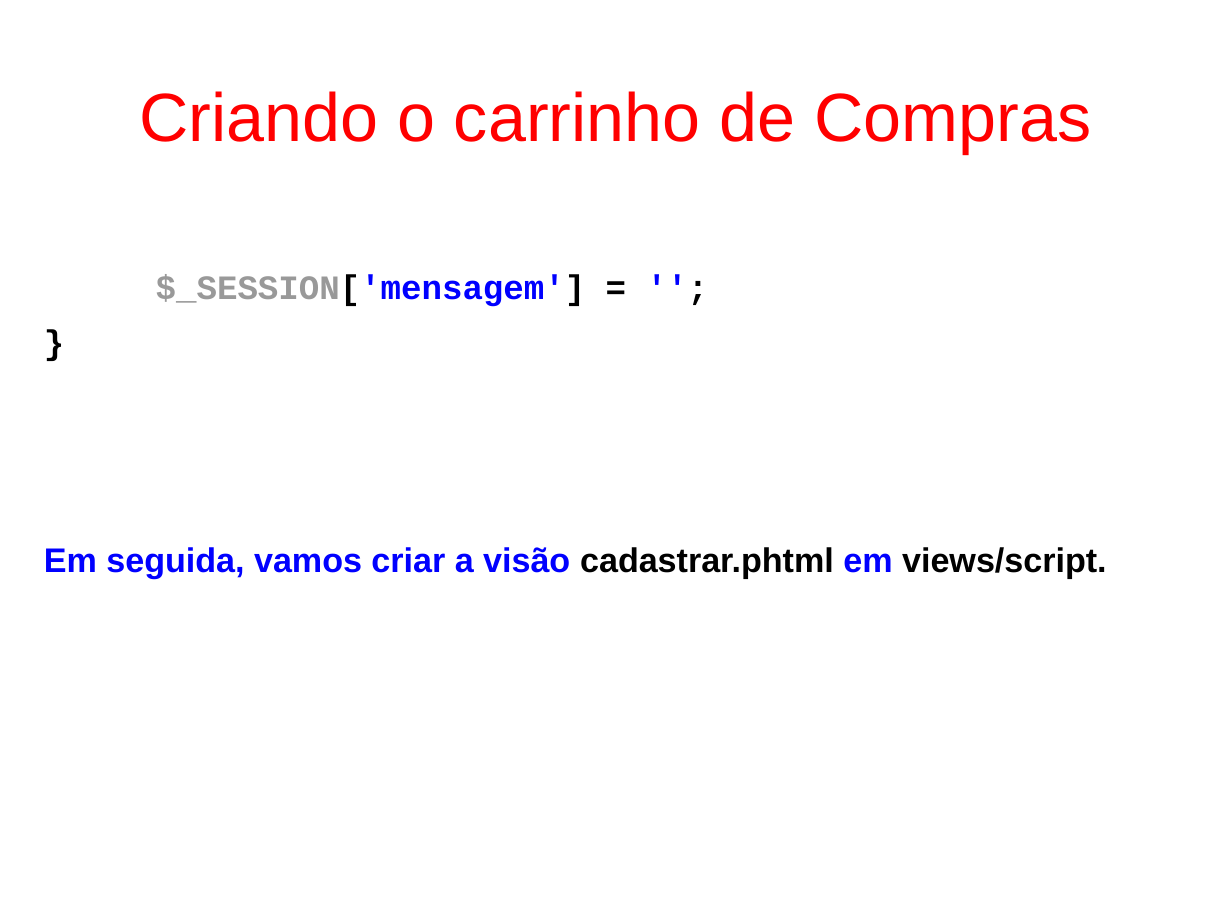
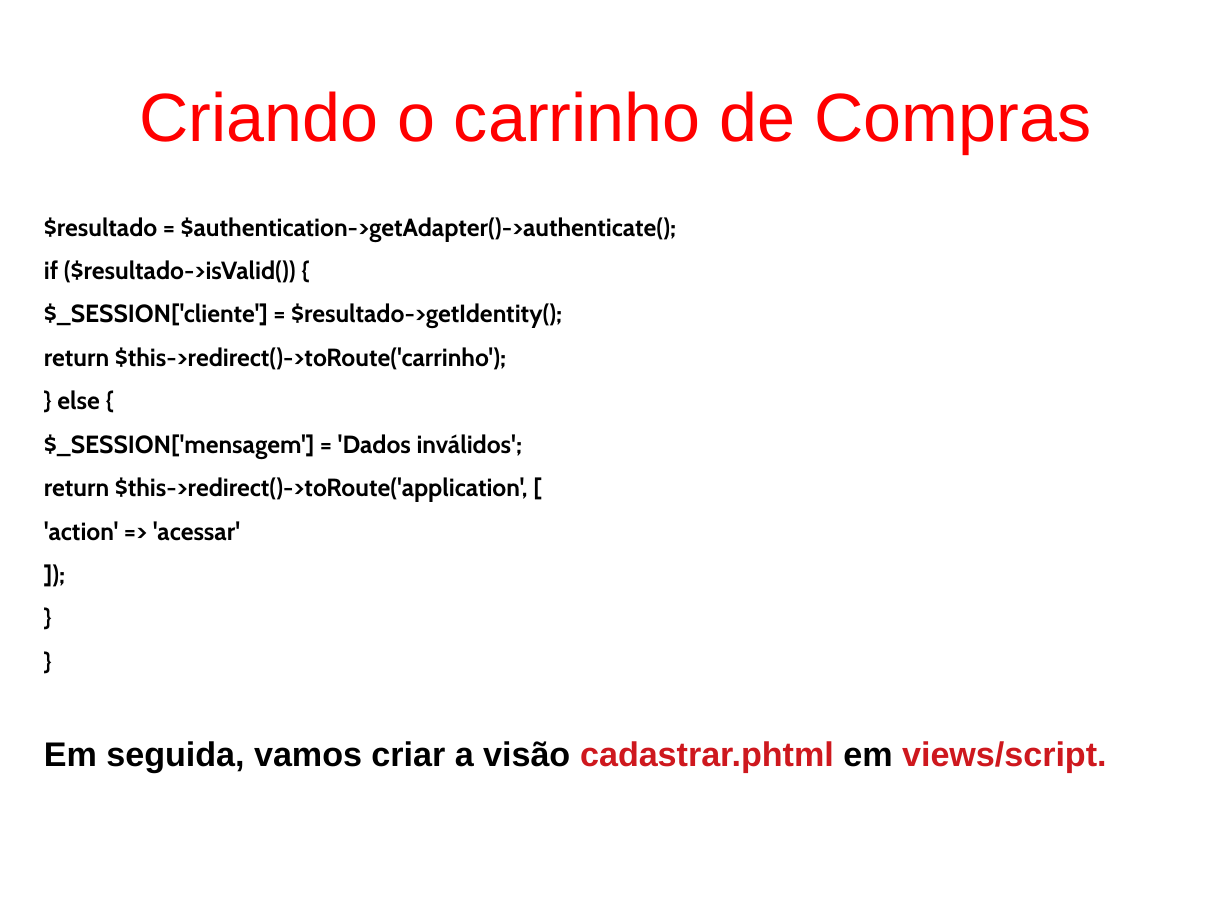
Before and after one commit to fgsl/lojasacme, a slide deck: slide 106 of docs/tutorial.odp (slide 109 before the commit). Drawn at 1232x924 pixels with LibreOffice and Linux fonts; fonts in the diff are those of the drawing. Boxes give left, top, right and bottom in pixels: in the first picture for what was removed or moved away, otherwise in the second. Text is boxed around its words. In the diff, an @@ line names an element or a change of style, - is before the commit and + after.

Commit message:
Implementar o método acessar da classe IndexController #55

```diff
--- a/docs/tutorial.odp
+++ b/docs/tutorial.odp
@@ text at [44,217,677,541]: text changed; size 22 to 16 pt; font Courier New to Cabin; text colour #0000FF to #000000 @@
-$_SESSION['mensagem'] = '';
+$resultado = $authentication->getAdapter()->authenticate();
+if ($resultado->isValid()) {
+$_SESSION['cliente'] = $resultado->getIdentity();
+return $this->redirect()->toRoute('carrinho');
+} else {
+$_SESSION['mensagem'] = 'Dados inválidos';
+return $this->redirect()->toRoute('application', [
+'action' => 'acessar'
+]);
+}
@@ text at [44,741,1106,773]: size 22 to 16 pt, font Courier New to Cabin in "}"; text colour #0000FF to #000000 in "Em seguida, vamos criar a visão em"; text colour #000000 to #CE181E in "cadastrar.phtml views/script." @@
```
Also in this commit, not shown: 24 other slides changed, 2 slides added, 7 slides removed, 5 other files.
